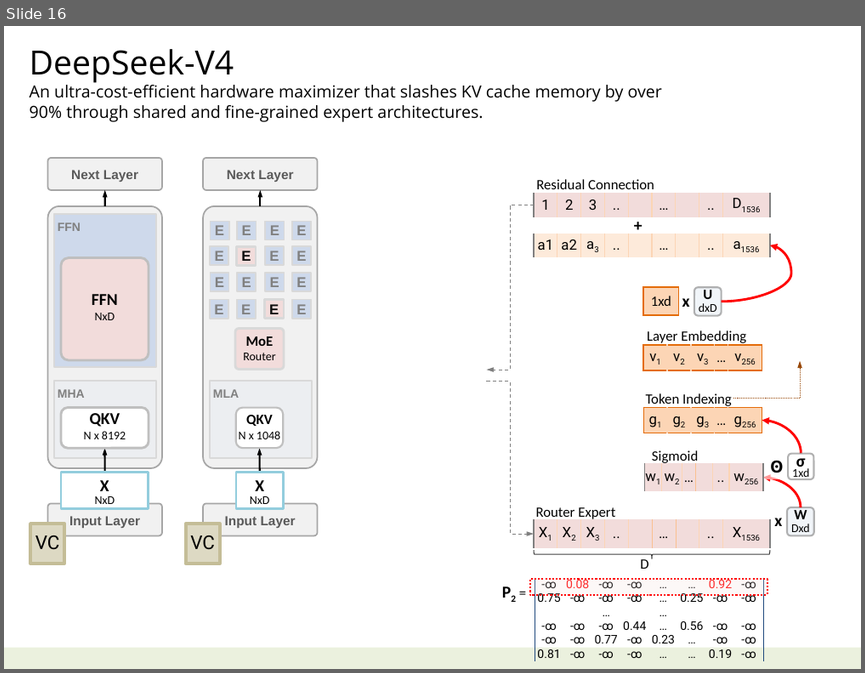
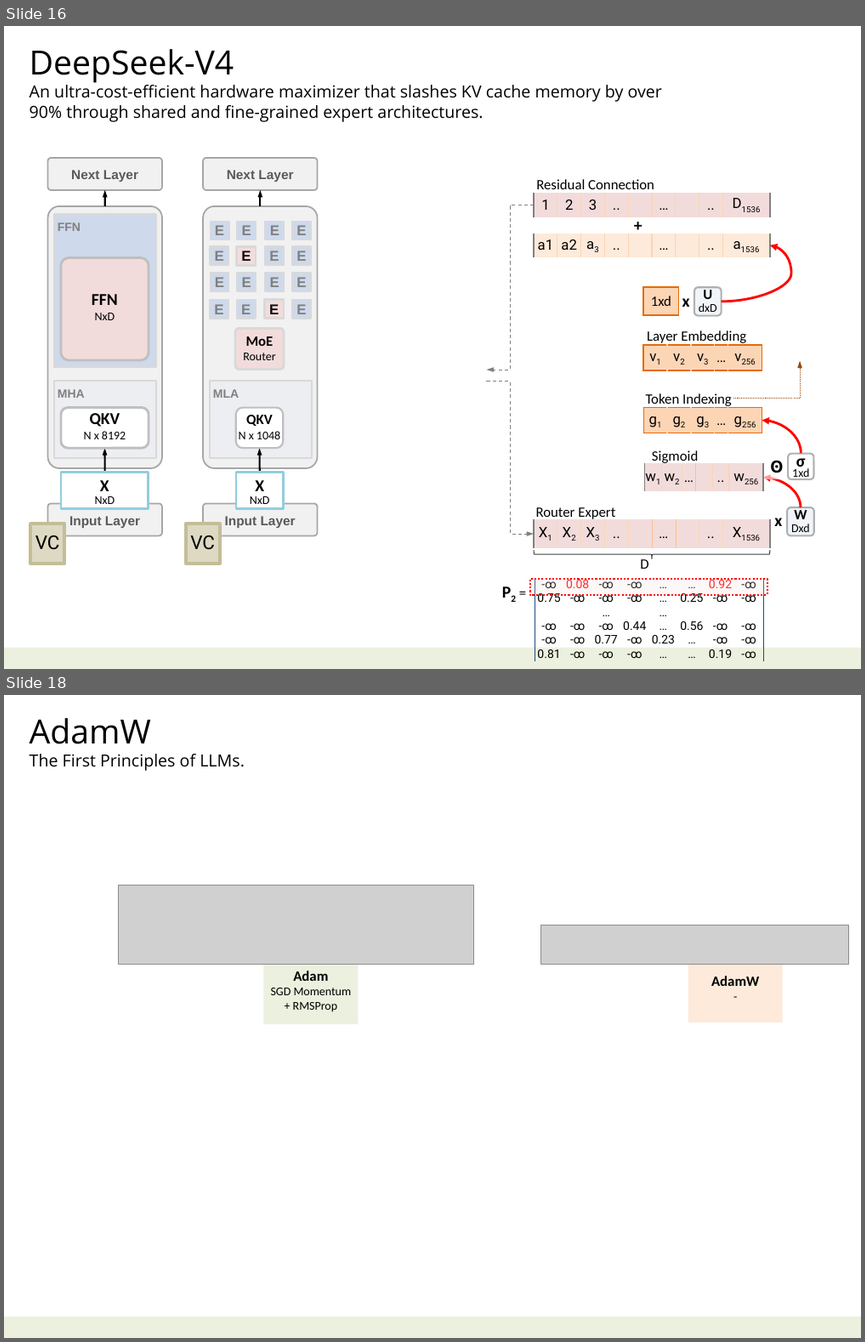
Before and after one commit to navibator/crazy-ai, a slide deck: ai-seepseek.pptx. Shown one above the other, each under a label of ours: slide 16 before the commit, slides 16 and 18 after it; the slides between them are not shown. The pictures are 865x673 and 865x1342 pixels, drawn with LibreOffice and Linux fonts; fonts in the diff are those of the drawing; grey boxes stand for pictures. Boxes give left, top, right and bottom in pixels: in the first picture for what was removed or moved away, otherwise in the second. Text is boxed around its words. In the diff, an @@ line names an element or a change of style, - is before the commit and + after.

```diff
--- a/ai-seepseek.pptx
+++ b/ai-seepseek.pptx
@@ slide 18 added at (4,695,861,1338), background #FFFFFF; not listed: 1 template element that a slide beside it also shows @@
@@ text added at (30,718,245,771), 14 pt, text #000000 @@
+AdamW
+The First Principles of LLMs.
@@ picture added at (119,885,474,964) @@
@@ picture added at (540,925,849,964) @@
@@ rectangle added at (263,954,358,1024), fill #EBF1DE, 10 pt, text #000000 @@
+Adam
+SGD Momentum
++ RMSProp
@@ rectangle added at (688,953,783,1022), fill #FDEADA, 12 pt, text #000000, bold @@
+AdamW
+-
```
Also in this commit, not shown: 3 slides changed, 6 other slides added, 6 slides removed, 2 other files.
